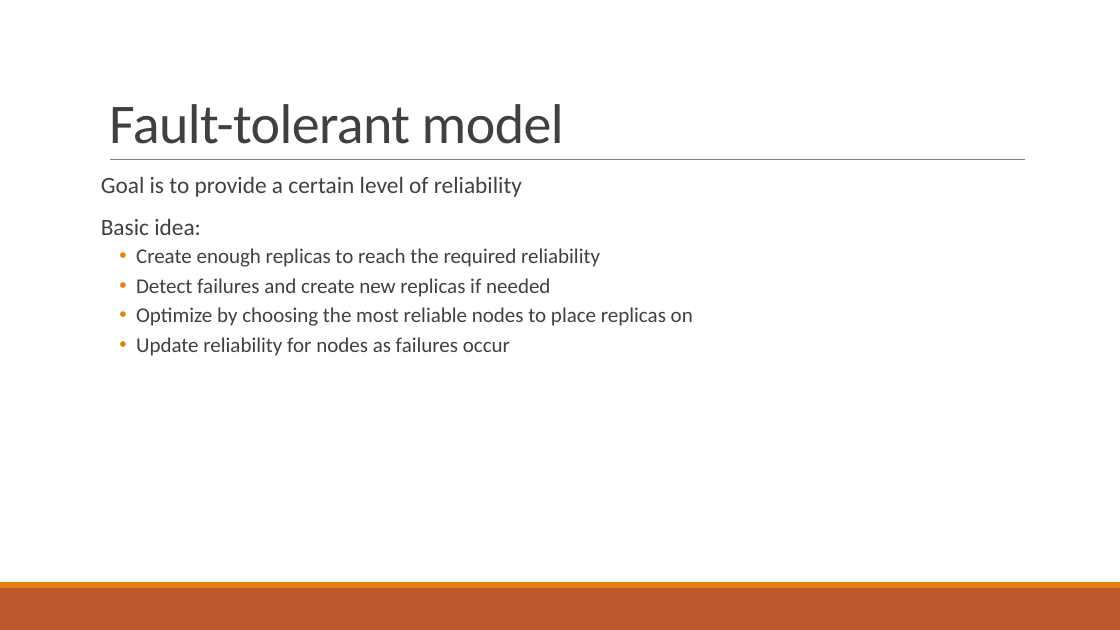
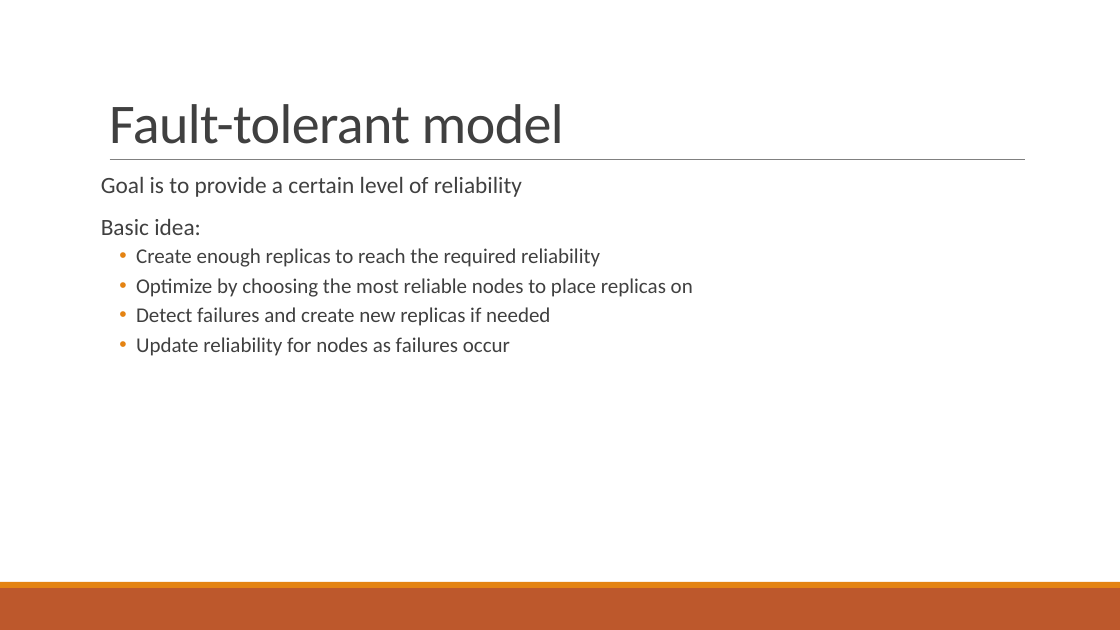
Before and after one commit to PStahl/master_thesis, a slide deck: slide 16 of presentation/presentation.pptx. Drawn at 1120x630 pixels with LibreOffice and Linux fonts; fonts in the diff are those of the drawing. Boxes give left, top, right and bottom in pixels: in the first picture for what was removed or moved away, otherwise in the second. Text is boxed around its words. In the diff, an @@ line names an element or a change of style, - is before the commit and + after.

Commit message:
update presentation

```diff
--- a/presentation/presentation.pptx
+++ b/presentation/presentation.pptx
@@ text at (136, 278, 693, 297): paragraph added @@
+  • Optimize by choosing the most reliable nodes to place replicas on
@@ text at (136, 307, 693, 326): paragraph removed @@
-  • Optimize by choosing the most reliable nodes to place replicas on
```
Also in this commit, not shown: 1 slide added.
